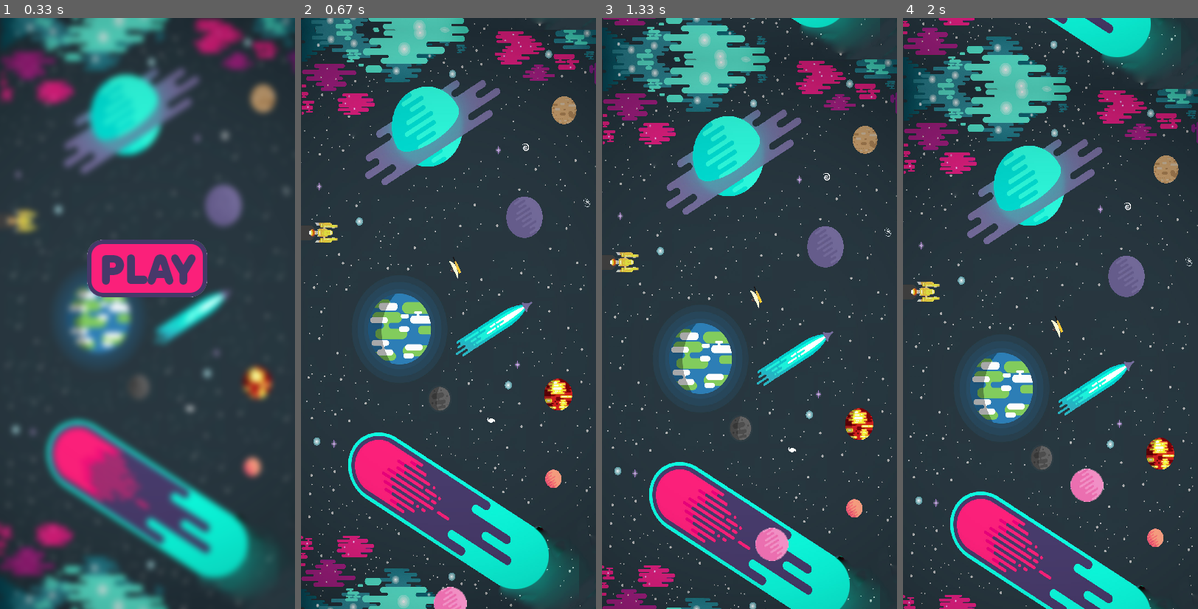
Above: before the commit, frames 1-4 (left to right).
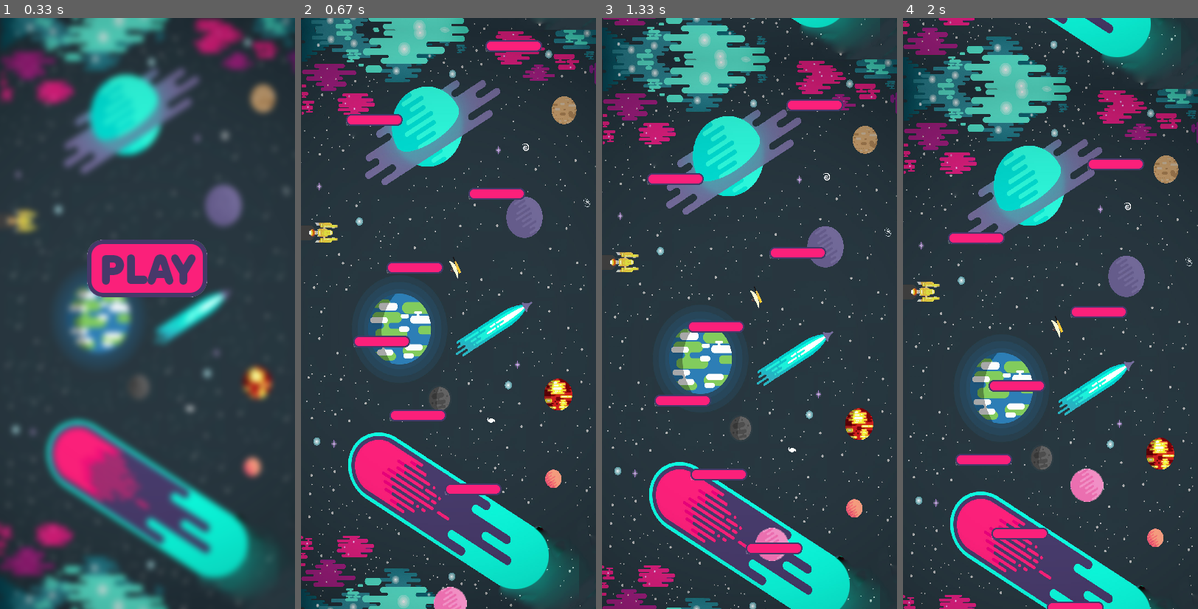
Above: after the commit, the same moments.

Repository: Protocs/pygame-for-kids
Game: pygame game, started from main.py
The game is run twice, just before and just after one commit, with the same random seed, the same clock (stepped at 60 frames per second) and the same inputs.
Inputs (mouse positions are in pixels of both pictures, inside the frame that each line leads up to):
- Up to frame 1 (0.33 s): no input
- Up to frame 2 (0.67 s): click (448, 266) at 0.38 s
- Up to frame 3 (1.33 s): hold Right 0.83-1.3 s; move the mouse to (737, 337) at 0.87 s
- Up to frame 4 (2 s): hold Right 1.33-1.8 s; hold Left from 1.83 s (still down)

Frame 1 is identical in both runs. In frame 2, 2.6% of the frame differs, in the area x 15-82%, y 3-81%; in frame 3, 2.6%; in frame 4, 2.3%.

Commit message:
Класс платформы

Diff:
--- a/pygameforkids/game.py
+++ b/pygameforkids/game.py
@@ -1,6 +1,7 @@
 import pygame
 from .other import load_image, terminate
 from .player import Player
+from .platform import Platform
 
 
 class Game:
@@ -11,6 +12,7 @@
         self.game = True
         self.all_sprites = pygame.sprite.Group()
         self.player = Player(self, self.surface)
+        self.platforms = [Platform(self, self.surface, y) for y in range(0, 700, 100)]
         self.clock = pygame.time.Clock()
 
     def run(self):
@@ -30,6 +32,8 @@
         self.surface.blit(self.backgrounds[1][0], self.backgrounds[1][1])
         self.all_sprites.draw(self.surface)
         self.player.update()
+        for platform in self.platforms:
+            platform.update()
         pygame.display.flip()
 
     def background_scrolling(self):
--- /dev/null
+++ b/pygameforkids/platform.py
@@ -0,0 +1,16 @@
+import pygame
+from random import randint
+
+from .other import load_image
+
+class Platform(pygame.sprite.Sprite):
+    def __init__(self, game, surface, y):
+        super().__init__(game.all_sprites)
+        self.surface = surface
+        self.image = load_image("platform.png")
+        self.rect = self.image.get_rect()
+        self.rect.x = randint(0, 323)
+        self.rect.y = y
+
+    def update(self):
+        self.rect.y += 2
